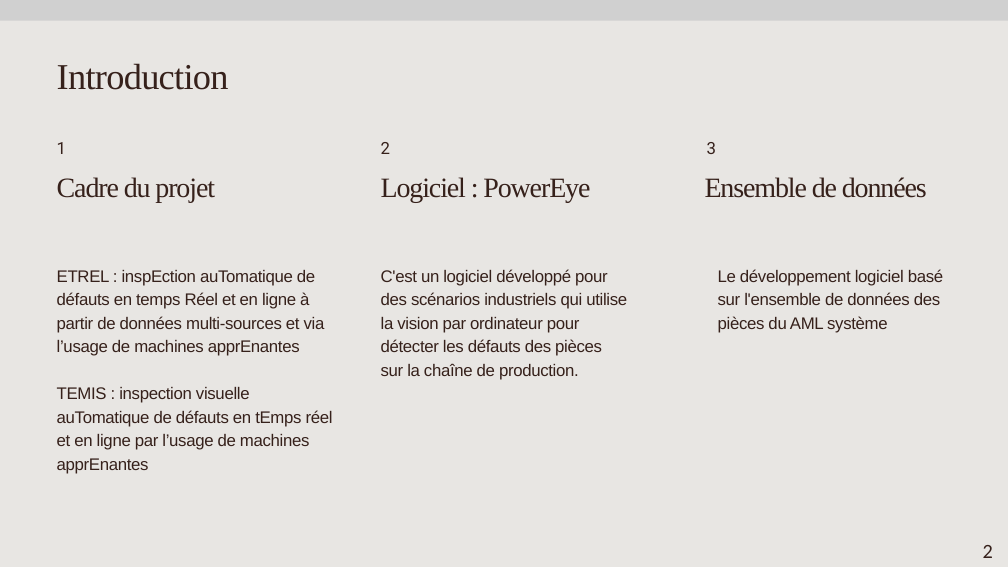
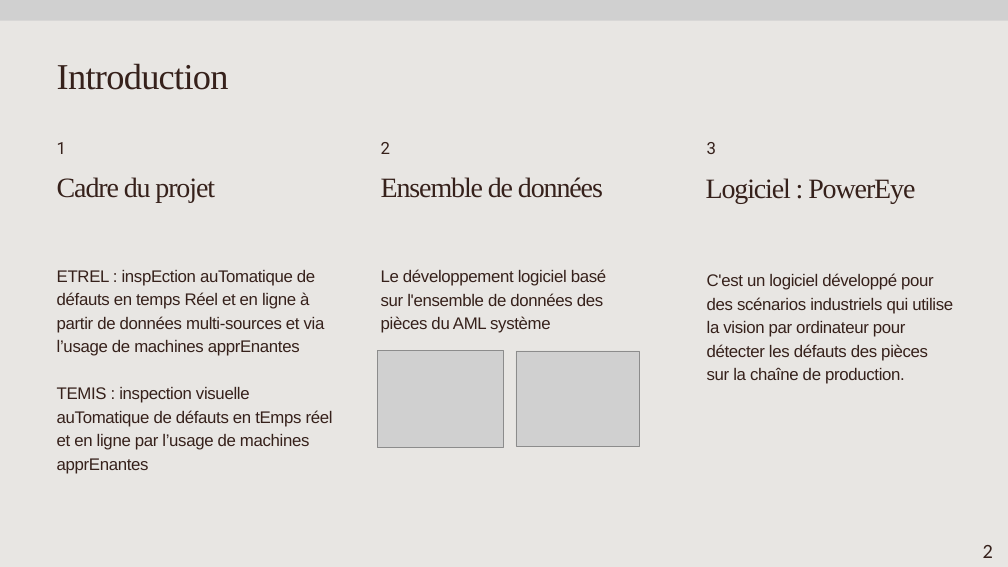
Before and after one commit to danding0726/StageTN09, a slide deck: slide 2 of XU_Zhentao_Deltacad_soutenance.pptx. Drawn at 1008x567 pixels with LibreOffice and Linux fonts; fonts in the diff are those of the drawing; grey boxes stand for pictures. Boxes give left, top, right and bottom in pixels: in the first picture for what was removed or moved away, otherwise in the second. Text is boxed around its words. In the diff, an @@ line names an element or a change of style, - is before the commit and + after.

```diff
--- a/XU_Zhentao_Deltacad_soutenance.pptx
+++ b/XU_Zhentao_Deltacad_soutenance.pptx
@@ text "Ensemble de données": place and size @@
-text "Ensemble de données" at [705,177,927,198]
+text "Ensemble de données" at [381,177,603,198]
@@ text "Logiciel : PowerEye": place and size @@
-text "Logiciel : PowerEye" at [381,177,590,203]
+text "Logiciel : PowerEye" at [706,178,915,204]
@@ text "Le développement logiciel basé sur ...": place and size @@
-text "Le développement logiciel basé sur ..." at [718,269,943,333]
+text "Le développement logiciel basé sur ..." at [381,269,606,333]
@@ text "C'est un logiciel développé pour ...": place and size @@
-text "C'est un logiciel développé pour ..." at [381,269,627,380]
+text "C'est un logiciel développé pour ..." at [707,273,953,384]
@@ picture added at [377,351,503,448] @@
@@ picture added at [516,351,640,446] @@
```
Also in this commit, not shown: 3 other slides changed, 3 other files.
